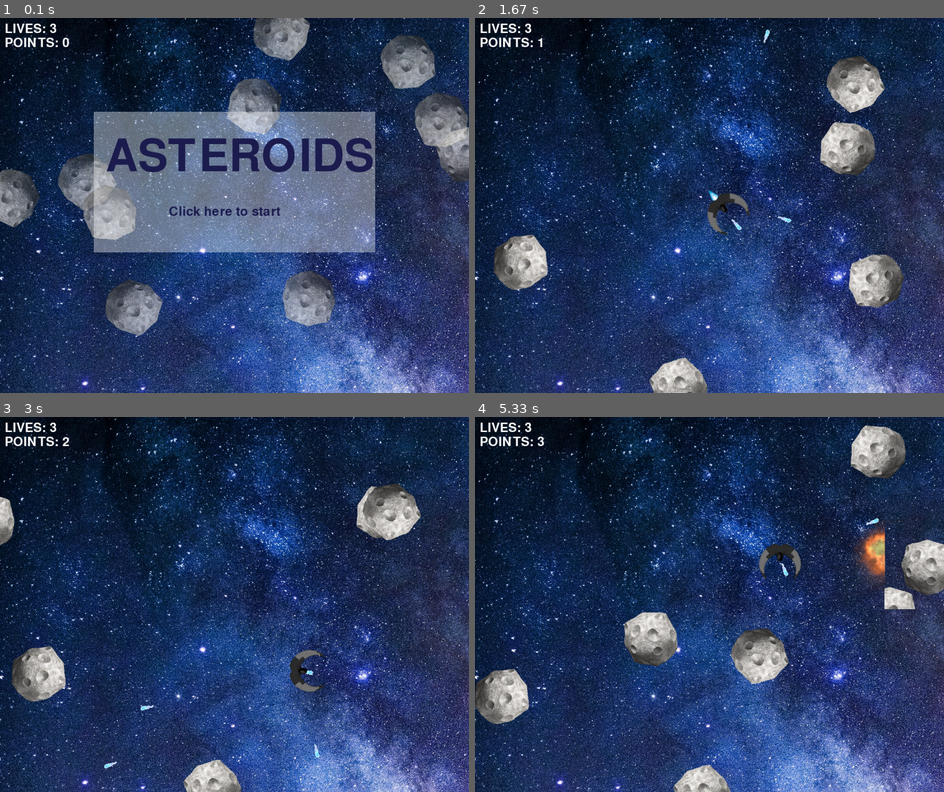
Above: before the commit, frames 1-4 (two rows, left to right).
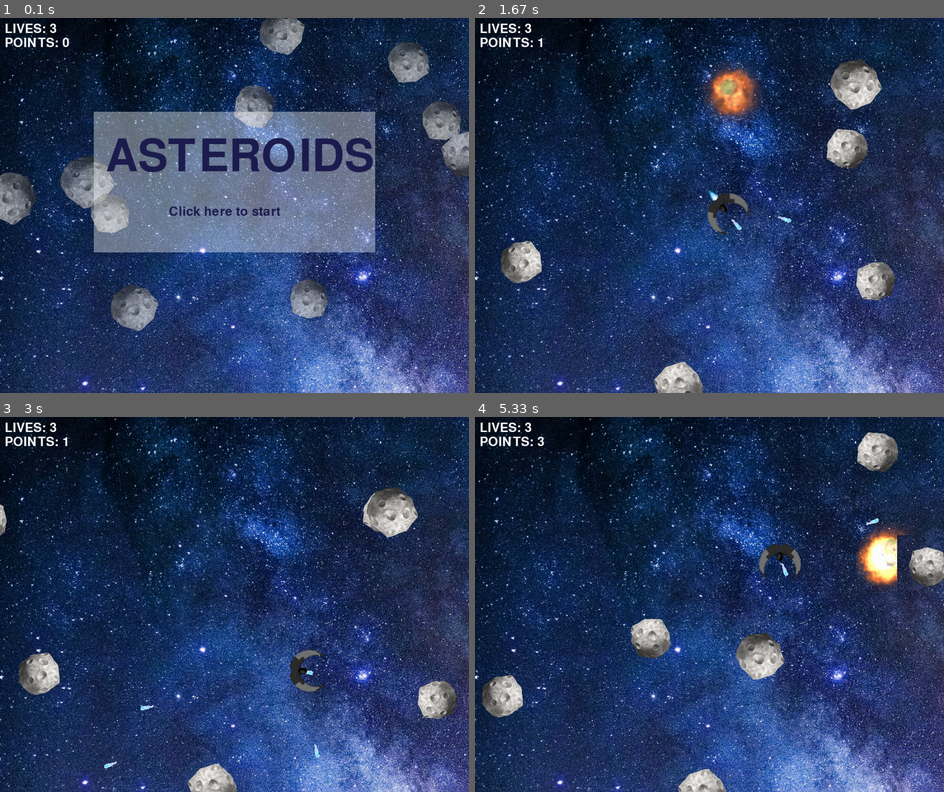
Above: after the commit, the same moments.

Repository: DainaVil/pygame-asteroids
Game: pygame game, started from main.py
The game is run twice, just before and just after one commit, with the same random seed, the same clock (stepped at 60 frames per second) and the same inputs.
Inputs (mouse positions are in pixels of both pictures, inside the frame that each line leads up to):
- Up to frame 1 (0.1 s): no input
- Up to frame 2 (1.67 s): click (709, 205) at 0.38 s; tap Space at 0.67, 1.07, 1.37, 1.57 s; hold Right 1-1.47 s; hold Up from 1.5 s (still down)
- Up to frame 3 (3 s): release Up at 1.8 s; hold Right 1.83-2.3 s; tap Space at 1.9, 2.2, 2.4, 2.7, 2.97 s; hold Left 2.33-2.87 s; hold Left from 2.9 s (still down)
- Up to frame 4 (5.33 s): tap Space at 3.27, 3.4, 3.8, 4.1, 4.47, 4.77, 4.97, 5.27 s; release Left at 3.3 s; hold Up 3.33-3.7 s; hold Right 3.73-4.37 s; hold Left 4.4-4.87 s; hold Right from 4.9 s (still down)

The runs differ from the first frame. In frame 1, 5.7% of the frame differs, in the area x 0-100%, y 0-85%; in frame 2, 5.4%; in frame 3, 3.1%; in frame 4, 6.2%, in the area x 0-100%, y 2-100%.

Commit message:
small fixes

Diff:
--- a/asteroid.py
+++ b/asteroid.py
@@ -19,8 +19,9 @@
         self.image = pg.image.load('graphic/asteroid.png').convert_alpha()
         self.dir = pg.Vector2(uniform(-1, 1), uniform(-1, 1))
         angle = self.dir.angle_to(UP)
+        self.image = pg.transform.rotate(self.image, angle)
         self.image = pg.transform.scale(self.image, (ASTEROID_SIZE, ASTEROID_SIZE))
-        self.image = pg.transform.rotate(self.image, angle)
+
         self.rect = self.image.get_rect(center=self.coords)
         if self.transperent:
             self.image.set_alpha(170)
@@ -48,4 +49,4 @@
     # проверка на столкновение с другим объектом
     def collides_with(self, other_obj):
         distance = self.coords.distance_to(other_obj.coords)
-        return distance < self.radius + other_obj.radius
+        return distance < self.radius + other_obj.radius - 30
